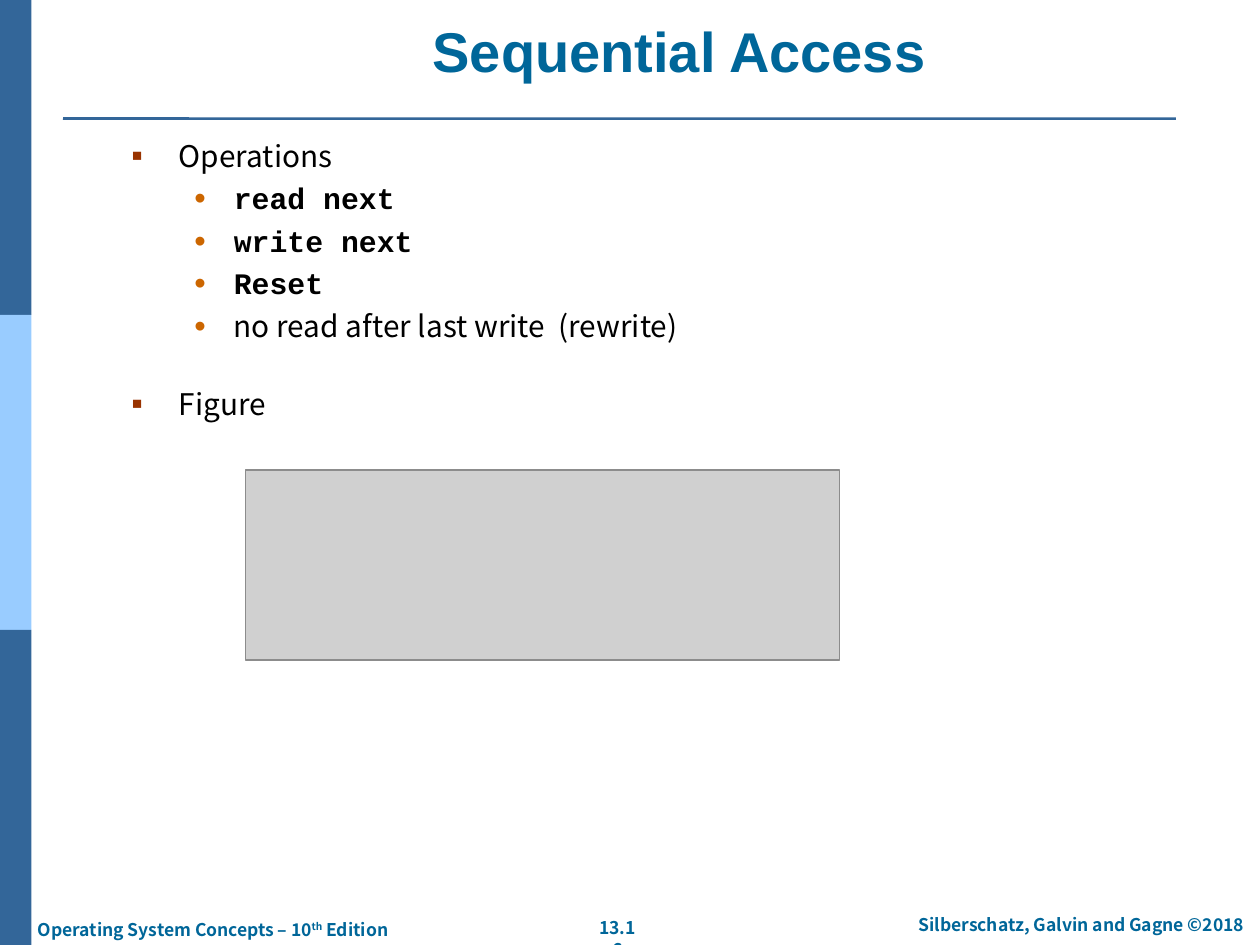
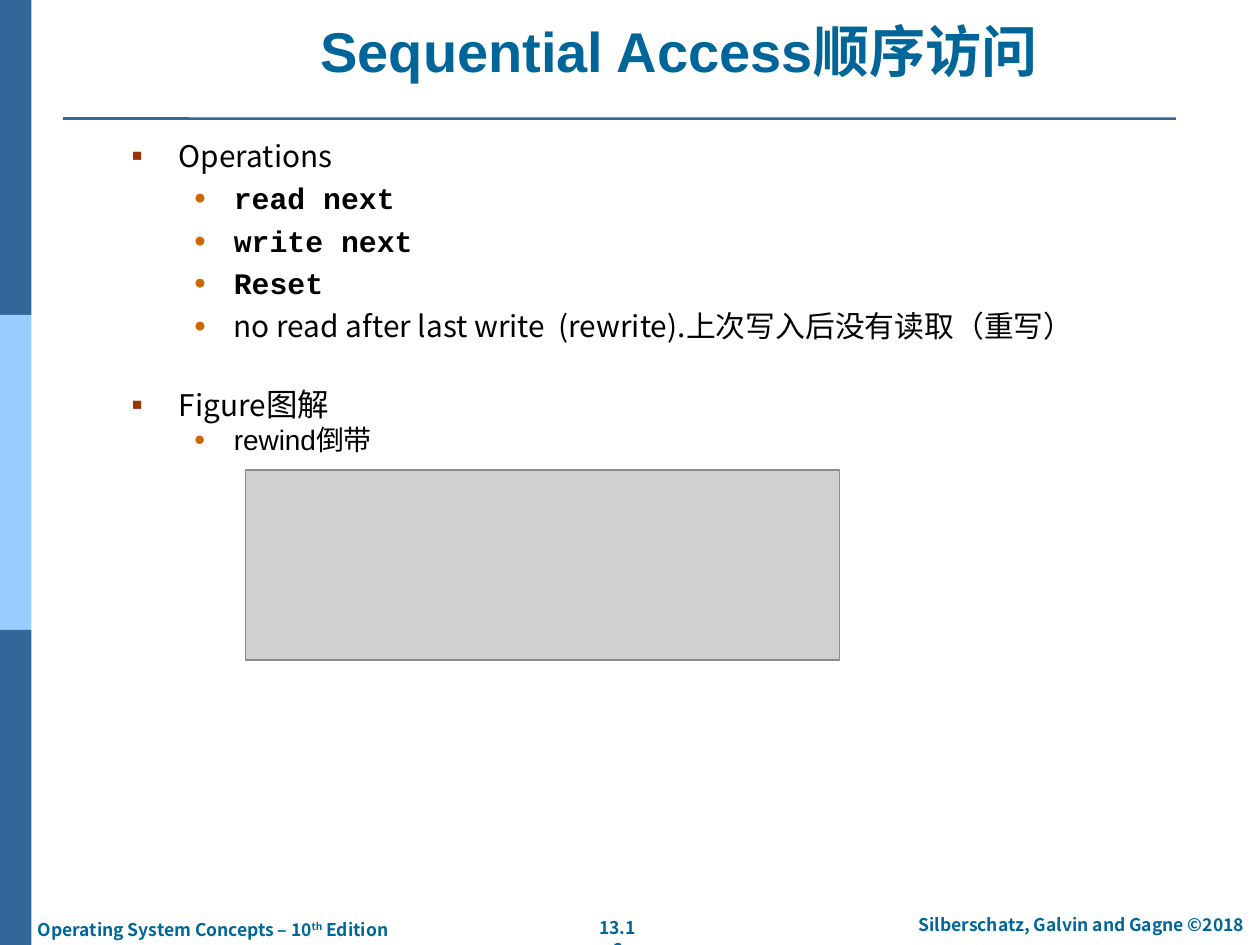
Before and after one commit to SpiritWolf2015/learn-operatingsystem, a slide deck: slide 16 of 操作系统概念/第10版/PPT/ch13-FileSystemInterface.pptx. Drawn at 1260x945 pixels with LibreOffice and Linux fonts; fonts in the diff are those of the drawing; grey boxes stand for pictures; background and template pictures are left out. Boxes give left, top, right and bottom in pixels: in the first picture for what was removed or moved away, otherwise in the second. Text is boxed around its words. In the diff, an @@ line names an element or a change of style, - is before the commit and + after.

```diff
--- a/操作系统概念/第10版/PPT/ch13-FileSystemInterface.pptx
+++ b/操作系统概念/第10版/PPT/ch13-FileSystemInterface.pptx
@@ title at box(321, 28, 1038, 83): text changed @@
-Sequential Access
+Sequential Access顺序访问
@@ text at box(234, 311, 1074, 453): text changed @@
-  • no read after last write (rewrite)
-▪ Figure
+  • no read after last write (rewrite).上次写入后没有读取（重写）
+▪ Figure图解
+  • rewind倒带
```
Also in this commit, not shown: 27 other slides changed.
